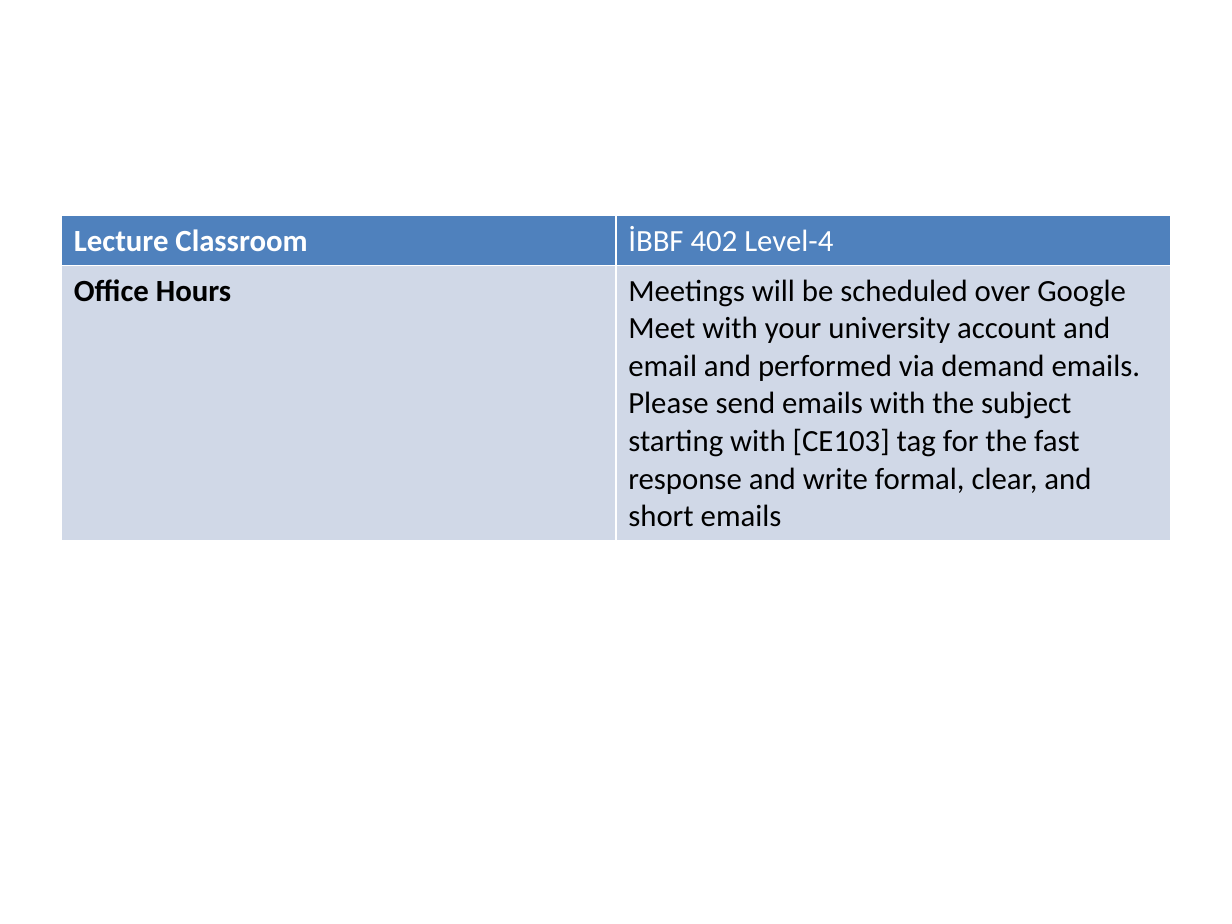
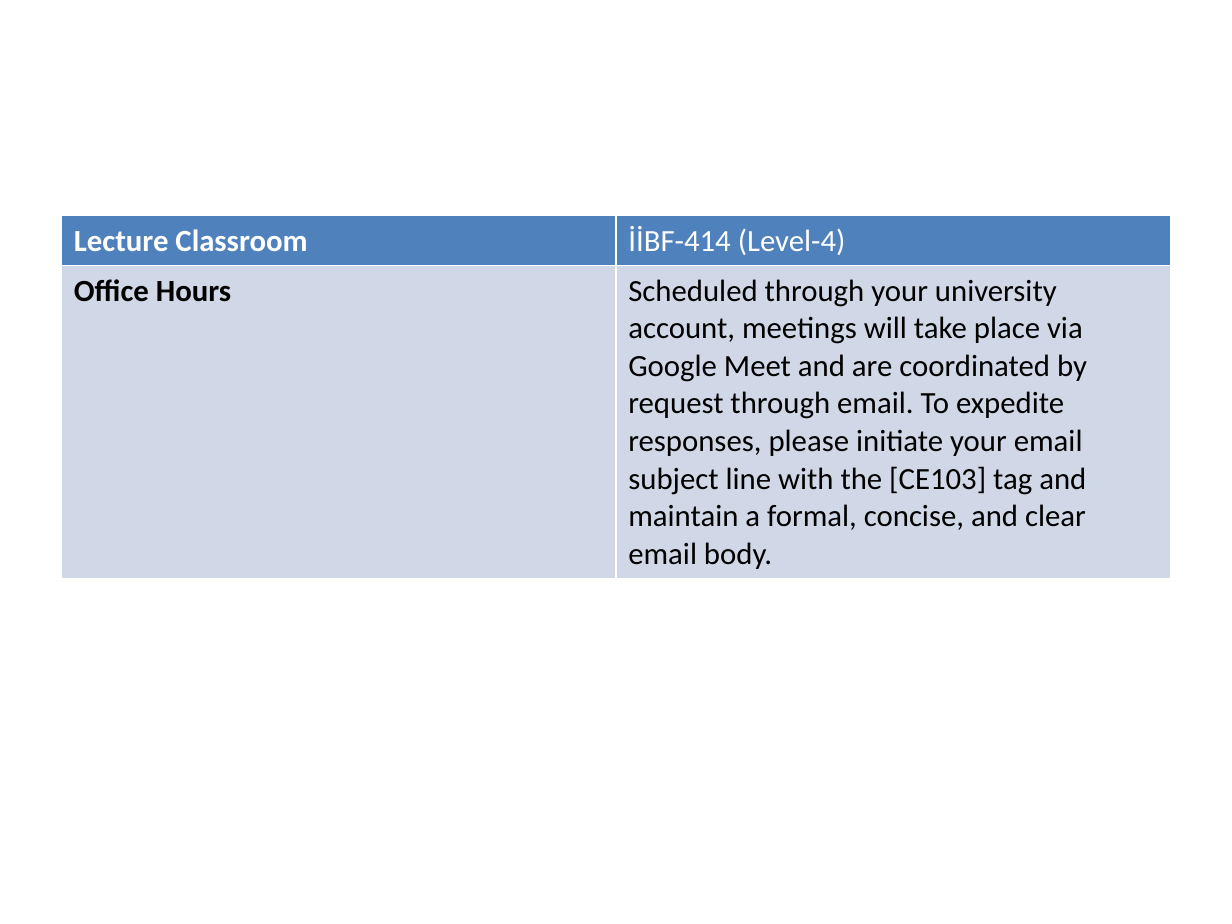
Before and after one commit to ucoruh/ce103-algorithms-and-programming-I, a slide deck: slide 6 of docs/syllabus/syllabus.tr.md_word.pptx. Drawn at 1232x924 pixels with LibreOffice and Linux fonts; fonts in the diff are those of the drawing. Boxes give left, top, right and bottom in pixels: in the first picture for what was removed or moved away, otherwise in the second. Text is boxed around its words. In the diff, an @@ line names an element or a change of style, - is before the commit and + after.

```diff
--- a/docs/syllabus/syllabus.tr.md_word.pptx
+++ b/docs/syllabus/syllabus.tr.md_word.pptx
@@ table at [62,216,1170,824] @@
-row 1, column 2: İBBF 402 Level-4
+row 1, column 2: İİBF-414 (Level-4)
-row 2, column 2: Meetings will be scheduled over Google Meet with your university account and email and performed via demand emails. Please send emails with the subject starting with [CE103] tag for the fast response and write formal, clear, and short emails
+row 2, column 2: Scheduled through your university account, meetings will take place via Google Meet and are coordinated by request through email. To expedite responses, please initiate your email subject line with the [CE103] tag and maintain a formal, concise, and clear email body.
```
Also in this commit, not shown: 10 other slides changed, 16 other files.
